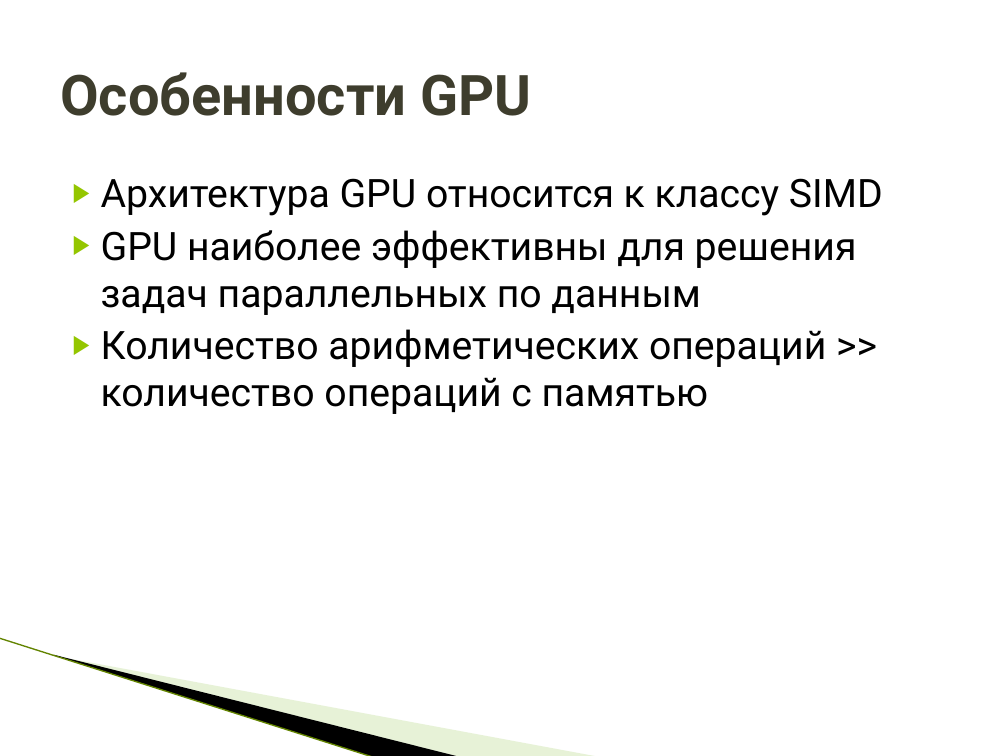
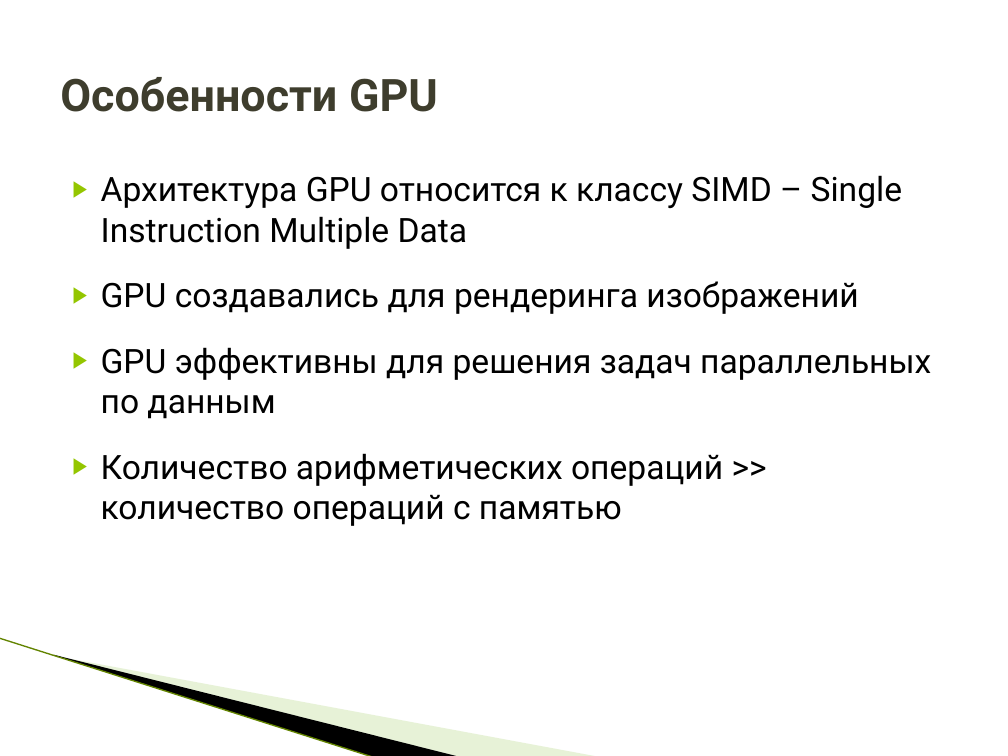
Before and after one commit to HPC-lab-ITIS/CUDA, a slide deck: slide 9 of materials/lec_0/lec_0.pptx (slide 3 before the commit). Drawn at 1008x756 pixels with LibreOffice and Linux fonts; fonts in the diff are those of the drawing; background and template pictures are left out. Boxes give left, top, right and bottom in pixels: in the first picture for what was removed or moved away, otherwise in the second. Text is boxed around its words. In the diff, an @@ line names an element or a change of style, - is before the commit and + after.

```diff
--- a/materials/lec_0/lec_0.pptx
+++ b/materials/lec_0/lec_0.pptx
@@ title "Особенности GPU" at box(60, 77, 438, 112): size 40 to 32 pt @@
@@ text at box(101, 175, 931, 419): text changed; size 28 to 24 pt @@
-▶ Архитектура GPU относится к классу SIMD
-▶ GPU наиболее эффективны для решения задач параллельных по данным
+▶ Архитектура GPU относится к классу SIMD – Single Instruction Multiple Data
+▶ GPU создавались для рендеринга изображений
+▶ GPU эффективны для решения задач параллельных по данным
@@ text at box(101, 453, 723, 526): size 28 to 24 pt in "Количество арифметических операций >> количество операций с ..."; more space between paragraphs @@
```
Also in this commit, not shown: 12 other slides changed, 10 slides added, 17 slides removed, 3 other files.
